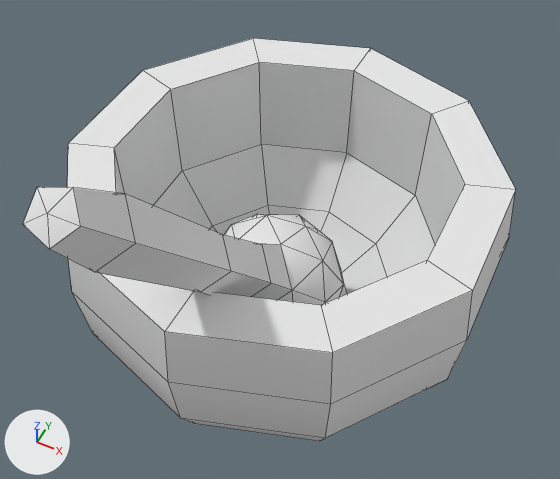
The Blender file Content/Environment/Pickupable/StoneMortar/Meshes/SM_StoneMortar_001.blend, before and after one commit.
Rendered twice from a 50 mm camera at (0.175, -0.358, 0.545) aimed at (0.017, -0.043, 0.15). Every picture has the same lights, and +X, +Y and +Z are marked at lower left. Mesh edges are drawn as thin lines.

Objects in the first picture: 'Stone Mortar'.
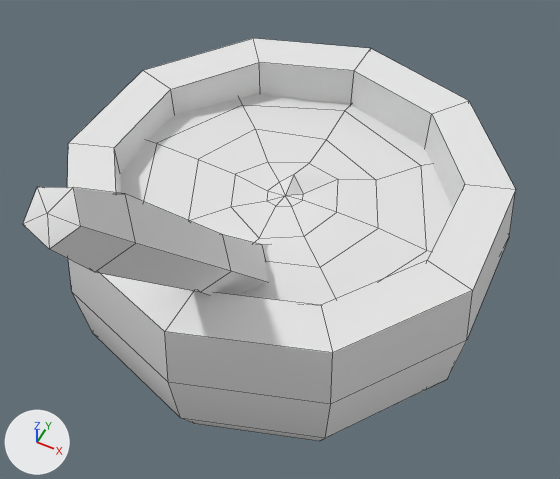
Commit message: Stone Mortar Filling model

Location of each change, (x1, y1, x2, y2) in pixels of the pictures (560 x 479 px):
'MortarFilling', added
    after: (120, 94, 453, 305)

The change, as a list of edits to the scene's bpy script:
```text
Add mat_mortarfilling:
    mat_mortarfilling = diffuse_material('MortarFilling')
    mat_mortarfilling.base_color = (0.8, 0.8, 0.8)  # white #e7e7e7
Add me_cylinder_000:
    me_cylinder_000.from_pydata(...)  # 47 vertices, 40 faces, 5 loose edges; spans x -1.19..1.19, y -1.2..1.2, z 0.26..1.37
    me_cylinder_000.polygons.foreach_set('use_smooth', [True] * 40)
    me_cylinder_000.materials.append(mat_mortarfilling)  # white #e7e7e7
Add ob_mortarfilling:
    ob_mortarfilling = bpy.data.objects.new('MortarFilling', me_cylinder_000)
    ob_mortarfilling.location = (0.0, 0.0, 0.0)
    ob_mortarfilling.scale = (0.113, 0.113, 0.113)
```
